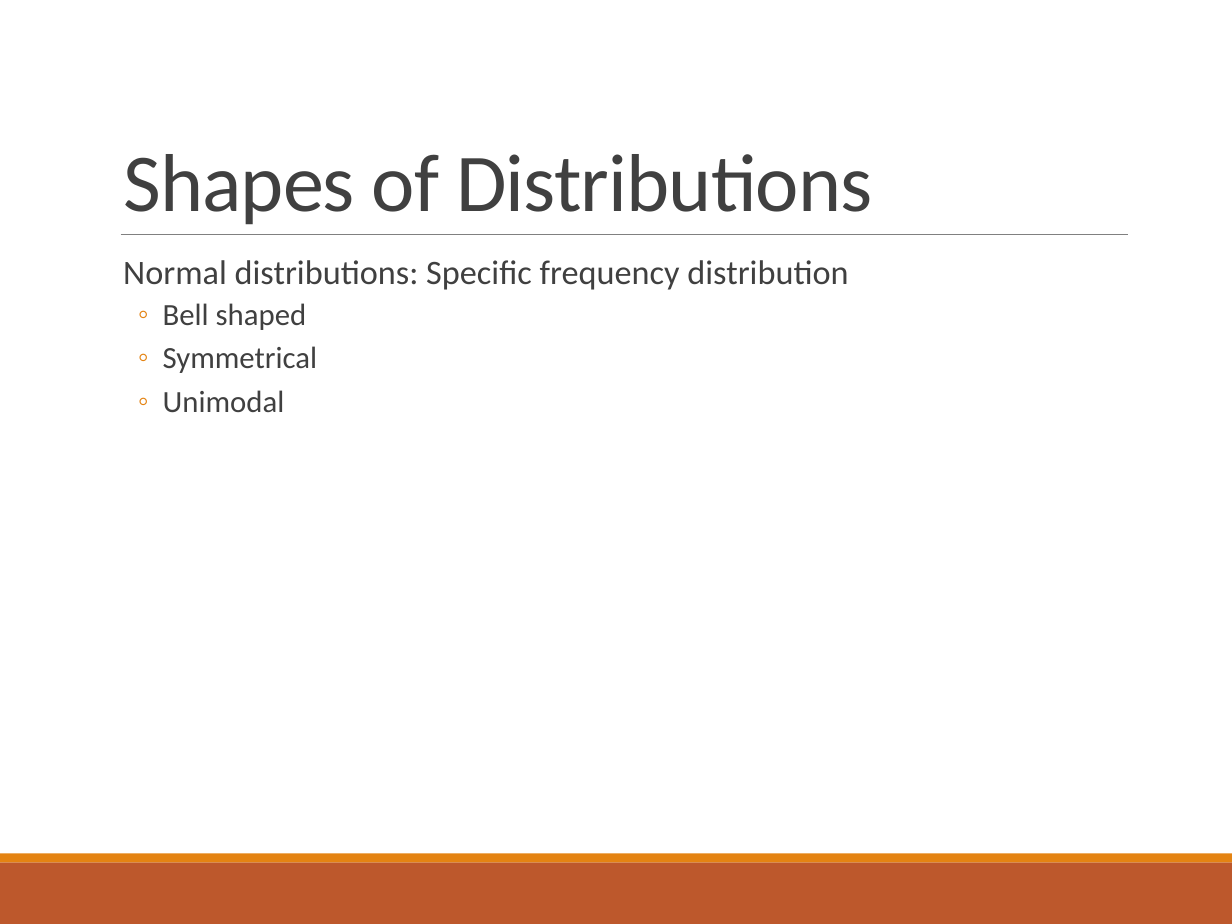
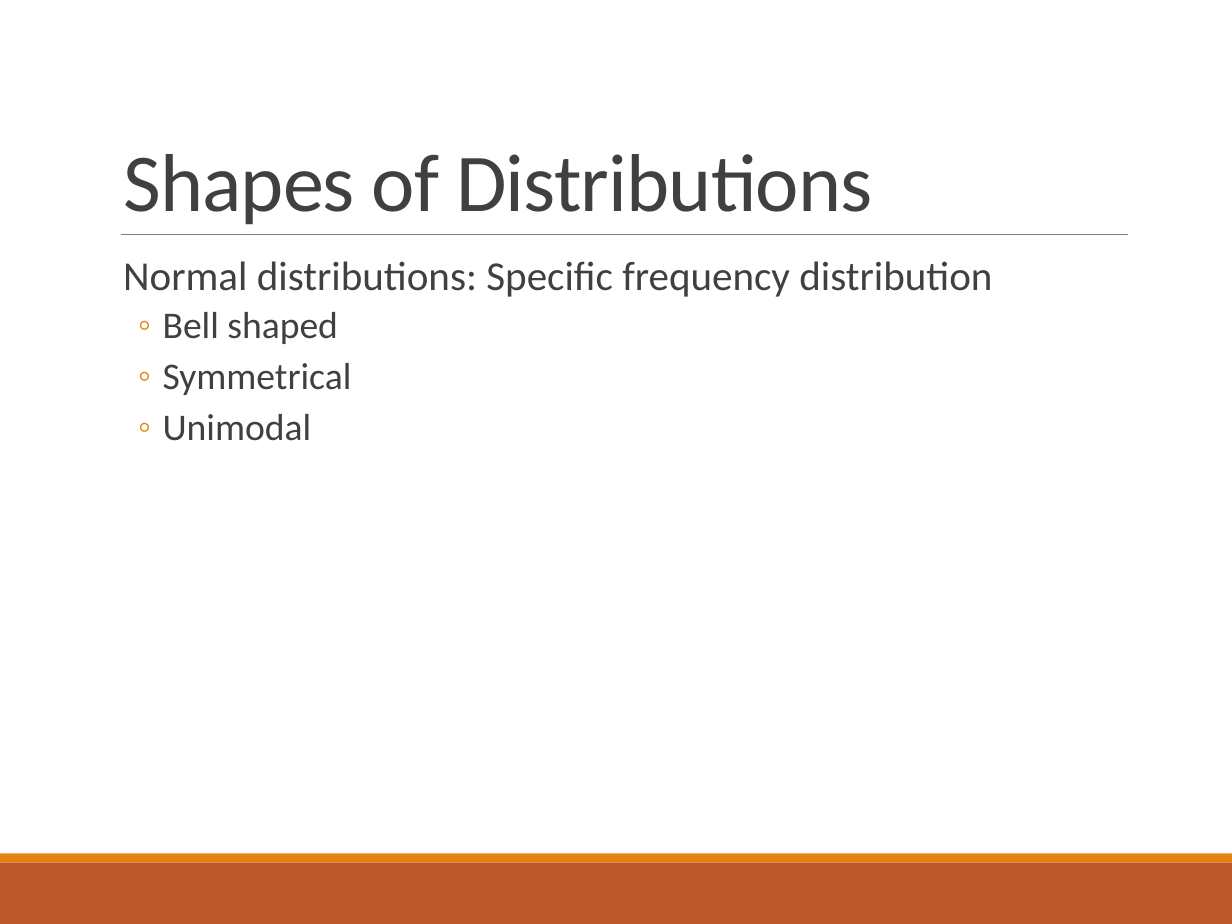
Before and after one commit to doomlab/PSY-200, a slide deck: slide 17 of Fall2018 Lecture Notes/Chapter 2 Lecture.pptx. Drawn at 1232x924 pixels with LibreOffice and Linux fonts; fonts in the diff are those of the drawing. Boxes give left, top, right and bottom in pixels: in the first picture for what was removed or moved away, otherwise in the second. Text is boxed around its words. In the diff, an @@ line names an element or a change of style, - is before the commit and + after.

```diff
--- a/Fall2018 Lecture Notes/Chapter 2 Lecture.pptx
+++ b/Fall2018 Lecture Notes/Chapter 2 Lecture.pptx
@@ text "Normal distributions: Specific frequency distribution" at (123,261,992,441): size 20 to 24 pt in "Normal distributions: Specific frequency distribution"; size 18 to 22 pt in "Bell shaped", "Symmetrical", "Unimodal" @@
```
Also in this commit, not shown: 18 other slides changed, 6 other files.
